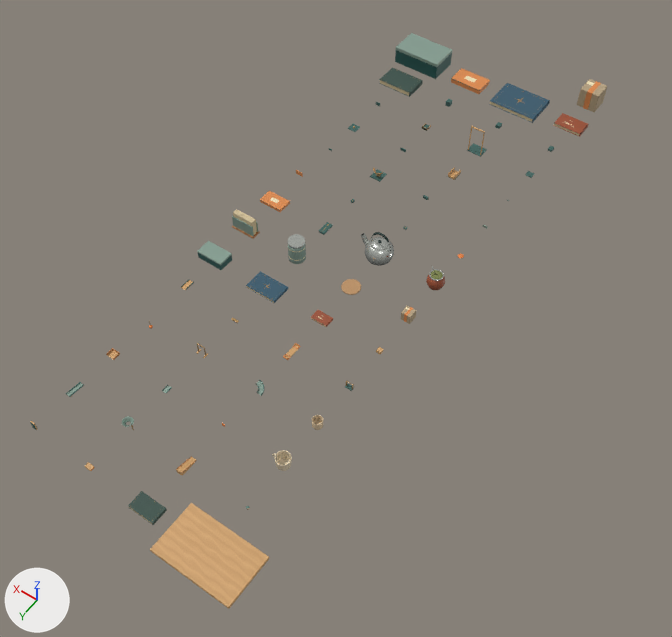
An edit to the Blender file art/Tuki.blend, drawn before and after from the same camera.
Camera for both pictures: a 50 mm camera at (-1.86, 1.25, 3.6) aimed at (-0.12, -1.19, -0.24). Arrows for +X, +Y and +Z are at lower left; the lights stay in place. The picture after the commit comes second.

Before the edit, the objects in view are built like this:
```python
ob_booklarge___original = bpy.data.objects.new('bookLarge • Original', None)
ob_booklarge___original.location = (0.51, -2.75, 0.0)
ob_casebox___original = bpy.data.objects.new('casebox • Original', None)
ob_casebox___original.location = (0.51, -1.5, 0.0)
ob_holderbase___original = bpy.data.objects.new('holderBase • Original', None)
ob_holderbase___original.location = (-0.17, -2.25, 0.0)
ob_launcherbase___original = bpy.data.objects.new('launcherBase • Original', None)
ob_launcherbase___original.location = (0.17, -2.0, 0.0)
ob_liftbase___original = bpy.data.objects.new('liftBase • Original', None)
ob_liftbase___original.location = (-0.17, -2.5, 0.0)
ob_pencilcase___original = bpy.data.objects.new('pencilcase • Original', None)
ob_pencilcase___original.location = (0.17, -1.5, 0.0)
ob_pocketbooklarge___original = bpy.data.objects.new('pocketbookLarge • Original', None)
ob_pocketbooklarge___original.location = (-0.51, -3.0, 0.0)
ob_springhead___original = bpy.data.objects.new('springHead • Original', None)
ob_springhead___original.location = (-0.51, -2.5, 0.0)
ob_table___original = bpy.data.objects.new('table • Original', None)
ob_table___original.location = (-0.51, 0.25, 0.0)
# also in view: 'shoeboxLarge • Original' at (0.51, -3.0, 0.06); 'atlasLarge • Original' at (-0.17, -3.0, 0.01)
```
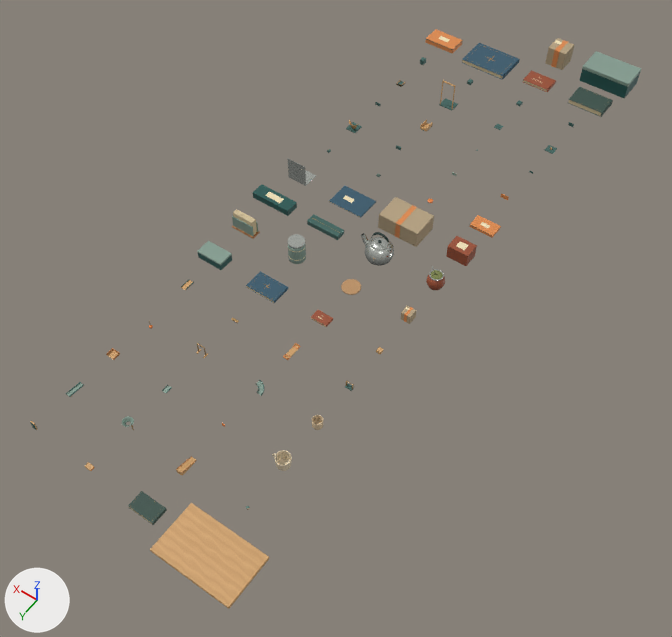
Pixel boxes (x1, y1, x2, y2) of what changed, in the pictures (672 x 637 px):
'shoeboxLarge • Original', moved
    before: (395, 33, 452, 79)
    after: (580, 51, 641, 98)
'atlasLarge • Original', moved
    before: (490, 83, 550, 123)
    after: (462, 43, 520, 80)
'shipping • Original', added (beige)
    after: (378, 197, 434, 247)
'bookLarge • Original', moved
    before: (379, 67, 423, 97)
    after: (568, 87, 613, 117)
'parcelLarge • Original', moved
    before: (577, 79, 607, 112)
    after: (545, 38, 574, 70)
'caseboxLarge • Original', moved
    before: (451, 68, 490, 94)
    after: (425, 29, 463, 54)
'pocketbookLarge • Original', moved
    before: (553, 113, 589, 137)
    after: (523, 70, 556, 92)
'notebook • Original', added (blue)
    after: (329, 186, 376, 218)
'casebox • Original', moved
    before: (260, 191, 290, 212)
    after: (469, 215, 501, 238)
'supplies • Original', added (cyan)
    after: (253, 184, 297, 216)
'teabox • Original', added (brown)
    after: (446, 236, 477, 266)
'pencilcase • Original', reshaped (153% wider, 93% taller)
    before: (319, 222, 333, 235)
    after: (307, 214, 344, 240)
'bookend • Original', added
    after: (287, 158, 316, 186)
'liftBase • Original', moved
    before: (467, 126, 487, 157)
    after: (439, 80, 458, 111)
'launcherBase • Original', moved
    before: (370, 168, 387, 182)
    after: (346, 120, 362, 133)
'holderBase • Original', moved
    before: (448, 167, 461, 180)
    after: (420, 119, 433, 132)
'springHead • Original', moved
    before: (525, 171, 534, 178)
    after: (494, 124, 503, 130)

The change, as a list of edits to the scene's bpy script:
```text
Change me_pencilcase___malla:
    remove me_pencilcase___malla.from_pydata(...)  # 288 vertices, 294 faces; spans x -0.0185..0.0185, y -0.04..0.04, z 0.0..0.0126
    add me_pencilcase___malla.from_pydata(...)  # 288 vertices, 294 faces; spans x -0.1..0.1, y -0.03..0.03, z 0.0..0.0305
    me_pencilcase___malla part 1: 288 of 288 vertices moved; they spanned x -0.0185..0.0185, y -0.04..0.04, z 0.0..0.0126 and now span x -0.1..0.1, y -0.03..0.03, z 0.0..0.0305; mean shift (0.0233, 0.0083, 0.015)
Add col_bookend___original:
    col_bookend___original = bpy.data.collections.new('bookend • Original')
    col_bookend___original.objects.link(ob_bookend)
Add col_notebook___original:
    col_notebook___original = bpy.data.collections.new('notebook • Original')
    col_notebook___original.objects.link(ob_notebook)
Add col_shipping___original:
    col_shipping___original = bpy.data.collections.new('shipping • Original')
    col_shipping___original.objects.link(ob_shipping)
Add col_teabox___original:
    col_teabox___original = bpy.data.collections.new('teabox • Original')
    col_teabox___original.objects.link(ob_teabox)
Add col_supplies___original:
    col_supplies___original = bpy.data.collections.new('supplies • Original')
    col_supplies___original.objects.link(ob_supplies)
Change ob_casebox___original:
    ob_casebox___original.location: (0.51, -1.5, 0.0) -> (-0.51, -2.0, 0.0)
Change ob_launcherbase___original:
    ob_launcherbase___original.location: (0.17, -2.0, 0.0) -> (0.51, -2.25, 0.0)
Change ob_holderbase___original:
    ob_holderbase___original.location: (-0.17, -2.25, 0.0) -> (0.17, -2.5, 0.0)
Change ob_springhead___original:
    ob_springhead___original.location: (-0.51, -2.5, 0.0) -> (-0.17, -2.75, 0.0)
Change ob_liftbase___original:
    ob_liftbase___original.location: (-0.17, -2.5, 0.0) -> (0.17, -2.75, 0.0)
Change ob_booklarge___original:
    ob_booklarge___original.location: (0.51, -2.75, 0.0) -> (-0.51, -3.25, 0.0)
Change ob_pocketbooklarge___original:
    ob_pocketbooklarge___original.location: (-0.51, -3.0, 0.0) -> (-0.17, -3.25, 0.0)
Change ob_atlaslarge___original:
    ob_atlaslarge___original.location: (-0.17, -3.0, 0.0) -> (0.17, -3.25, 0.0)
Change ob_caseboxlarge___original:
    ob_caseboxlarge___original.location: (0.17, -3.0, 0.0) -> (0.51, -3.25, 0.0)
Change ob_shoeboxlarge___original:
    ob_shoeboxlarge___original.location: (0.51, -3.0, 0.0) -> (-0.51, -3.5, 0.0)
Change ob_parcellarge___original:
    ob_parcellarge___original.location: (-0.51, -3.25, 0.0) -> (-0.17, -3.5, 0.0)
Add ob_bookend___original:
    ob_bookend___original = bpy.data.objects.new('bookend • Original', None)
    ob_bookend___original.location = (0.51, -1.75, 0.0)
    ob_bookend___original.instance_type = 'COLLECTION'
    ob_bookend___original.instance_collection = col_bookend___original
Add ob_bookend:
    ob_bookend = bpy.data.objects.new('bookend', me_bookend___malla)  # 192 vertices, 196 faces; spans x -0.06..0.06, y -0.05..0.05, z 0.0..0.14; in mat_acero_pulido (light grey #ced2cb)
    ob_bookend.location = (0.0, 0.0, 0.0)
Add ob_notebook___original:
    ob_notebook___original = bpy.data.objects.new('notebook • Original', None)
    ob_notebook___original.location = (0.17, -1.75, 0.0)
    ob_notebook___original.instance_type = 'COLLECTION'
    ob_notebook___original.instance_collection = col_notebook___original
Add ob_notebook:
    ob_notebook = bpy.data.objects.new('notebook', me_notebook___malla)  # 480 vertices, 490 faces; spans x -0.105..0.105, y -0.074..0.074, z 0.0..0.006; in mat_papel_ahuesado (beige #d9c69e), mat_tela_azul_del_atlas (dark blue #36596c), mat_marfil_de_los_puntos (beige #f3e3ba)
    ob_notebook.location = (0.0, 0.0, 0.0)
Add ob_shipping___original:
    ob_shipping___original = bpy.data.objects.new('shipping • Original', None)
    ob_shipping___original.location = (-0.17, -1.75, 0.0)
    ob_shipping___original.instance_type = 'COLLECTION'
    ob_shipping___original.instance_collection = col_shipping___original
Add ob_shipping:
    ob_shipping = bpy.data.objects.new('shipping', me_shipping___malla)  # 304 vertices, 306 faces; spans x -0.12..0.12, y -0.08..0.08, z 0.0..0.1; in mat_sombra_de_cuadernillo (beige #b4a080), mat_canto_mandarina (orange #df8b4c)
    ob_shipping.location = (0.0, 0.0, 0.0)
Add ob_teabox___original:
    ob_teabox___original = bpy.data.objects.new('teabox • Original', None)
    ob_teabox___original.location = (-0.51, -1.75, 0.0)
    ob_teabox___original.instance_type = 'COLLECTION'
    ob_teabox___original.instance_collection = col_teabox___original
Add ob_teabox:
    ob_teabox = bpy.data.objects.new('teabox', me_teabox___malla)  # 288 vertices, 294 faces; spans x -0.06..0.06, y -0.045..0.045, z 0.0..0.08; in mat_calabaza_curada (brown #994e31), mat_marfil_de_los_puntos (beige #f3e3ba)
    ob_teabox.location = (0.0, 0.0, 0.0)
Add ob_supplies___original:
    ob_supplies___original = bpy.data.objects.new('supplies • Original', None)
    ob_supplies___original.location = (0.51, -1.5, 0.0)
    ob_supplies___original.instance_type = 'COLLECTION'
    ob_supplies___original.instance_collection = col_supplies___original
Add ob_supplies:
    ob_supplies = bpy.data.objects.new('supplies', me_supplies___malla)  # 288 vertices, 294 faces; spans x -0.12..0.12, y -0.04..0.04, z 0.0..0.04; in mat_petróleo_laqueado (dark cyan #205752), mat_marfil_de_los_puntos (beige #f3e3ba)
    ob_supplies.location = (0.0, 0.0, 0.0)
```
